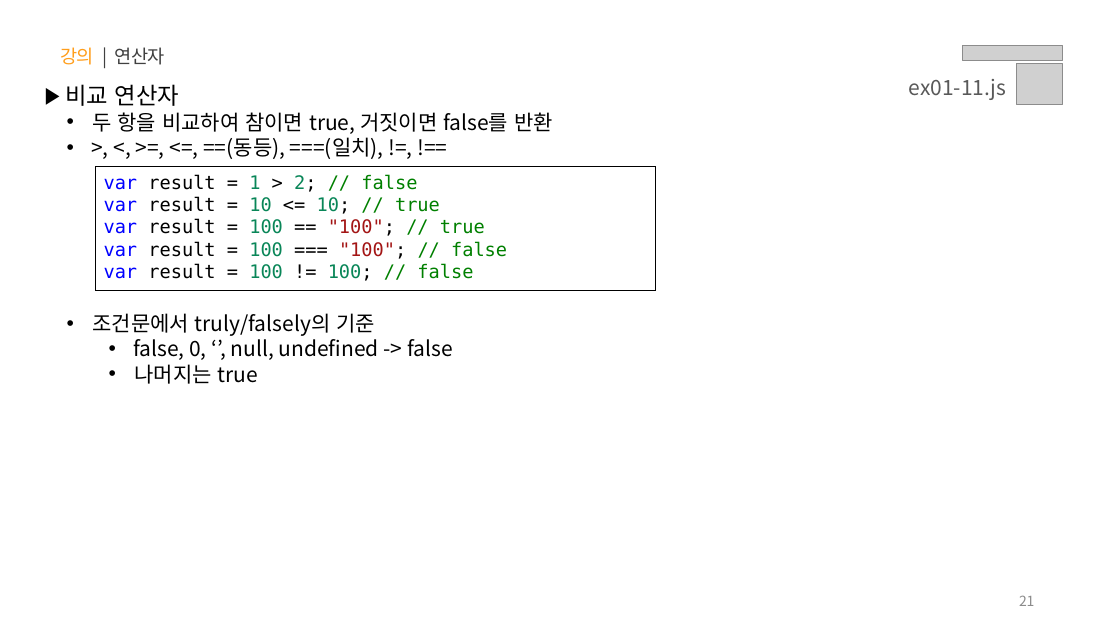
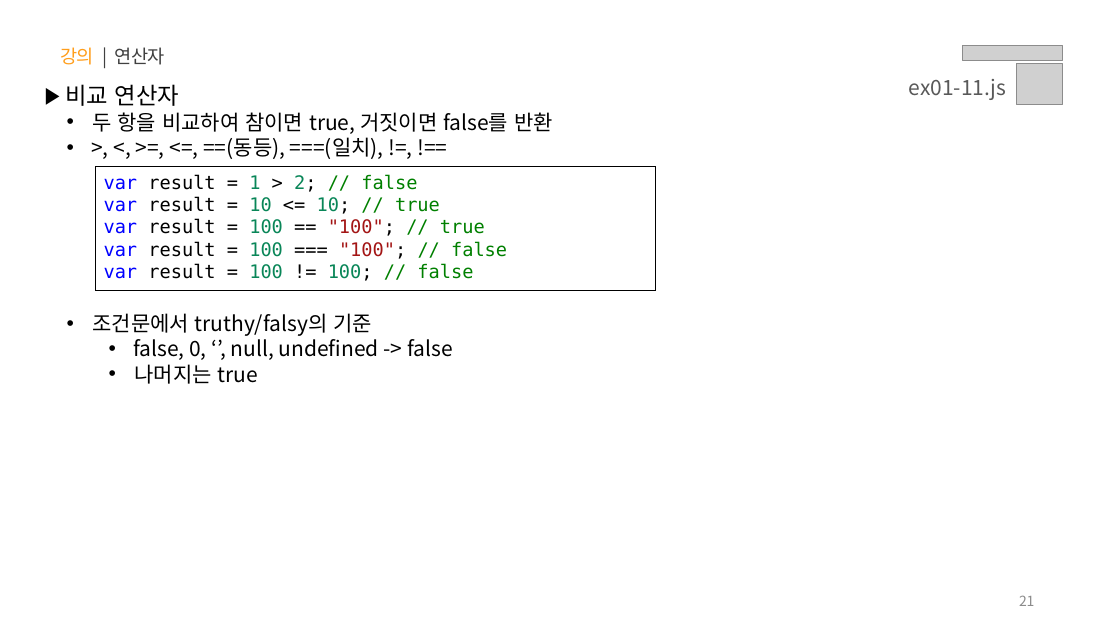
Before and after one commit to yebin-jeong/learn-js, a slide deck: slide 21 of PPT/01.자바스크립트 - 기초 문법.pptx. Drawn at 1120x630 pixels with LibreOffice and Linux fonts; fonts in the diff are those of the drawing; grey boxes stand for pictures. Boxes give left, top, right and bottom in pixels: in the first picture for what was removed or moved away, otherwise in the second. Text is boxed around its words. In the diff, an @@ line names an element or a change of style, - is before the commit and + after.

```diff
--- a/PPT/01.자바스크립트 - 기초 문법.pptx
+++ b/PPT/01.자바스크립트 - 기초 문법.pptx
@@ text at box(92, 313, 372, 336): text changed @@
-  • 조건문에서 truly/falsely의 기준
+  • 조건문에서 truthy/falsy의 기준
```
Also in this commit, not shown: 5 other slides changed.
